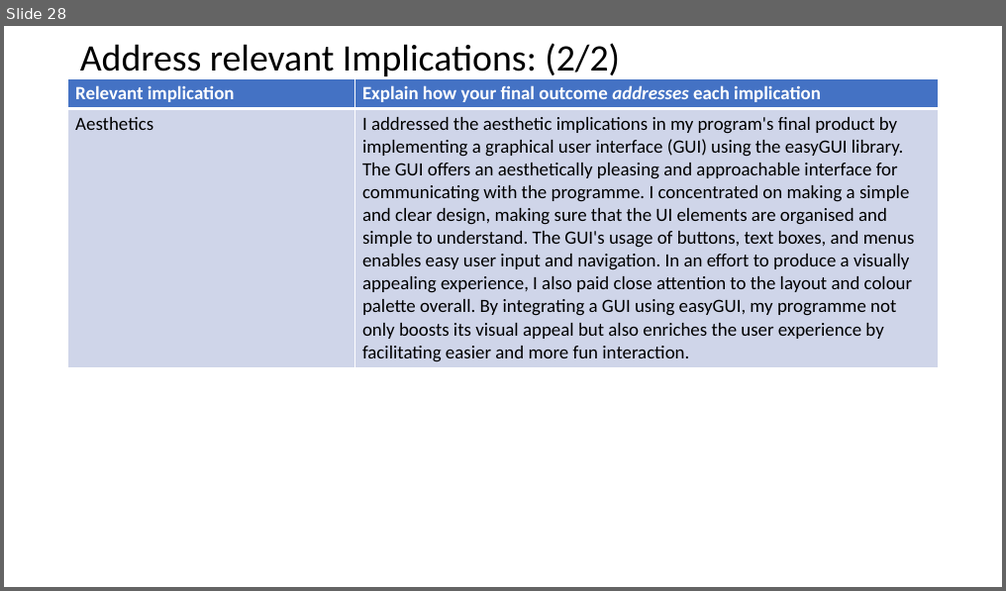
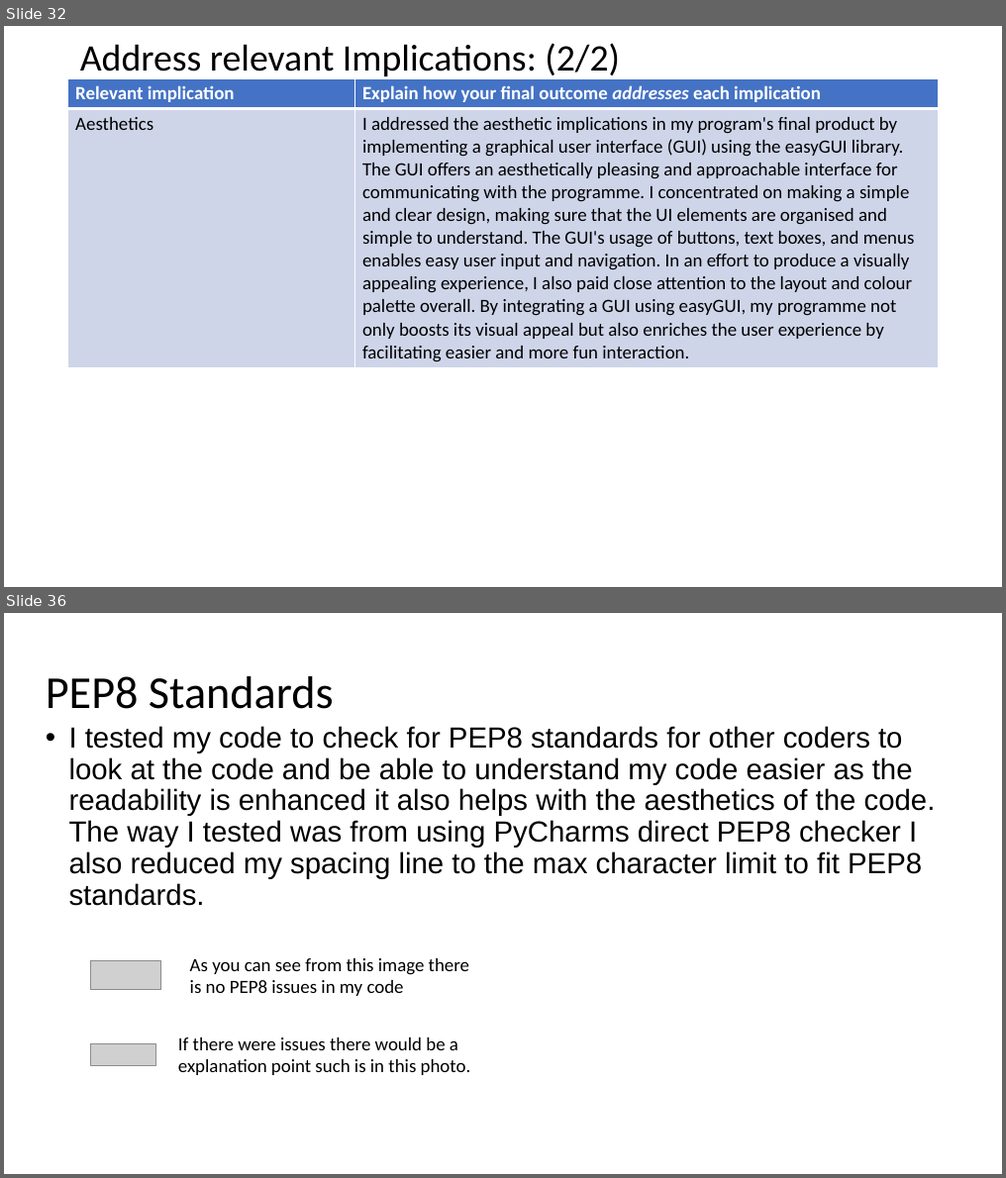
Before and after one commit to Jaxku/Assessment---Monster-Cards, a slide deck: 2.7 and 2.8 Documentation Template.pptx. Shown one above the other, each under a label of ours: slide 28 before the commit, slides 32 and 36 after it; the slides between them are not shown. The pictures are 1006x591 and 1006x1178 pixels, drawn with LibreOffice and Linux fonts; fonts in the diff are those of the drawing; grey boxes stand for pictures. Boxes give left, top, right and bottom in pixels: in the first picture for what was removed or moved away, otherwise in the second. Text is boxed around its words. In the diff, an @@ line names an element or a change of style, - is before the commit and + after.

```diff
--- a/2.7 and 2.8 Documentation Template.pptx
+++ b/2.7 and 2.8 Documentation Template.pptx
@@ slide 36 added at <box>4,613,1002,1174</box>, background #FFFFFF @@
@@ title added at <box>46,676,334,709</box>, 44 pt, text #000000 @@
+PEP8 Standards
@@ text added at <box>69,726,936,906</box>, 28 pt, text #000000 @@
+• I tested my code to check for PEP8 standards for other coders to look at the code and be able to understand my code easier as the readability is enhanced it also helps with the aesthetics of the code. The way I tested was from using PyCharms direct PEP8 checker I also reduced my spacing line to the max character limit to fit PEP8 standards.
@@ picture added at <box>90,961,161,990</box> @@
@@ text added at <box>190,959,469,996</box>, 18 pt, text #000000 @@
+As you can see from this image there is no PEP8 issues in my code
@@ picture added at <box>90,1045,156,1065</box> @@
@@ text added at <box>178,1038,471,1075</box>, 18 pt, text #000000 @@
+If there were issues there would be a explanation point such is in this photo.
@@ what was slide 28 is now slide 32 @@
```
Also in this commit, not shown: 3 slides changed, 8 other slides added, 2 slides removed, 1 other file.
